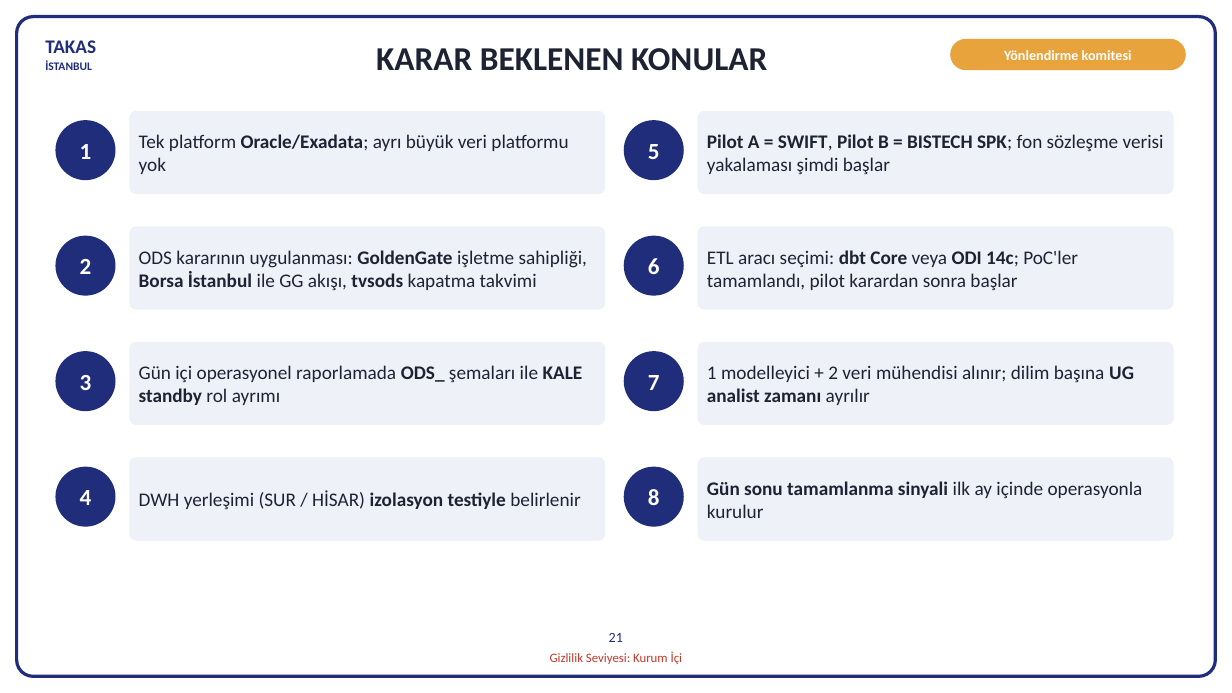
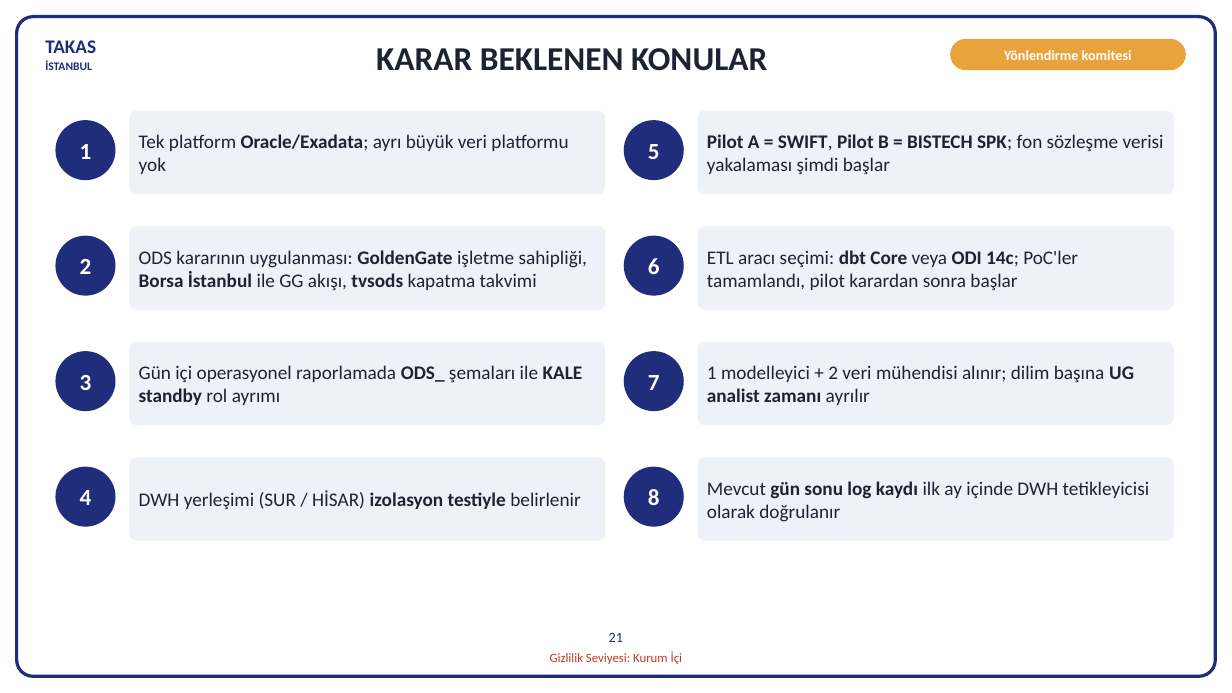
Before and after one commit to hanifidemirel0/Cursor-Projects, a slide deck: slide 21 of outputs/dwh-sunum-kasim-2026/5 - DWHSunum_Kasim2026.pptx. Drawn at 1232x693 pixels with LibreOffice and Linux fonts; fonts in the diff are those of the drawing. Boxes give left, top, right and bottom in pixels: in the first picture for what was removed or moved away, otherwise in the second. Text is boxed around its words. In the diff, an @@ line names an element or a change of style, - is before the commit and + after.

```diff
--- a/outputs/dwh-sunum-kasim-2026/5 - DWHSunum_Kasim2026.pptx
+++ b/outputs/dwh-sunum-kasim-2026/5 - DWHSunum_Kasim2026.pptx
@@ text in rounded rectangle at [707,481,1150,522]: text changed @@
-Gün sonu tamamlanma sinyali ilk ay içinde operasyonla kurulur
+Mevcut gün sonu log kaydı ilk ay içinde DWH tetikleyicisi olarak doğrulanır
```
Also in this commit, not shown: 4 other slides changed, 7 other files.
